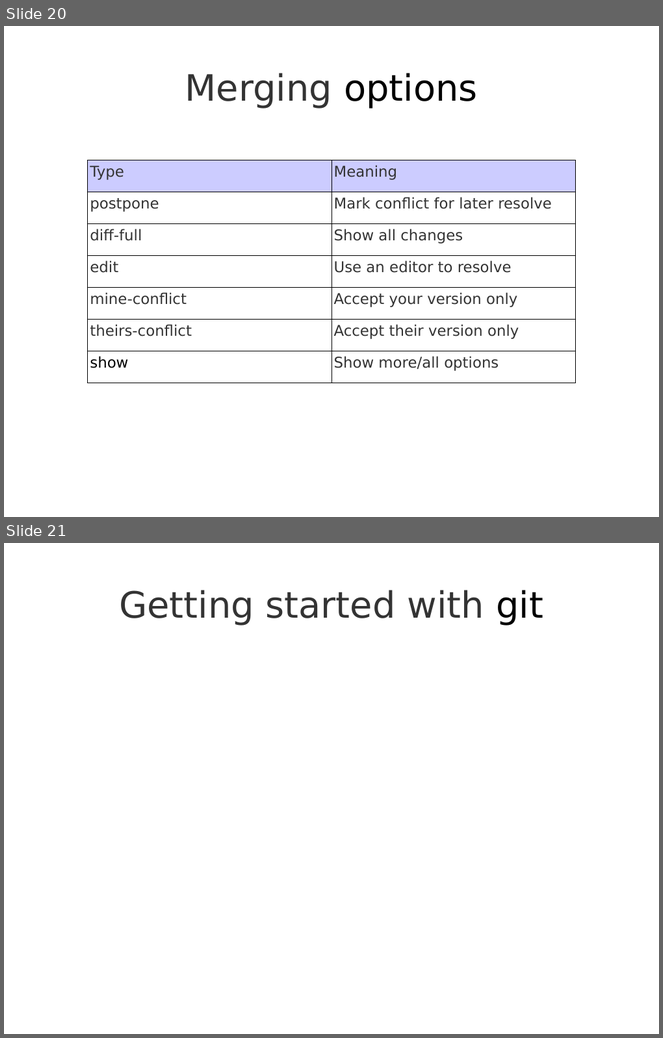
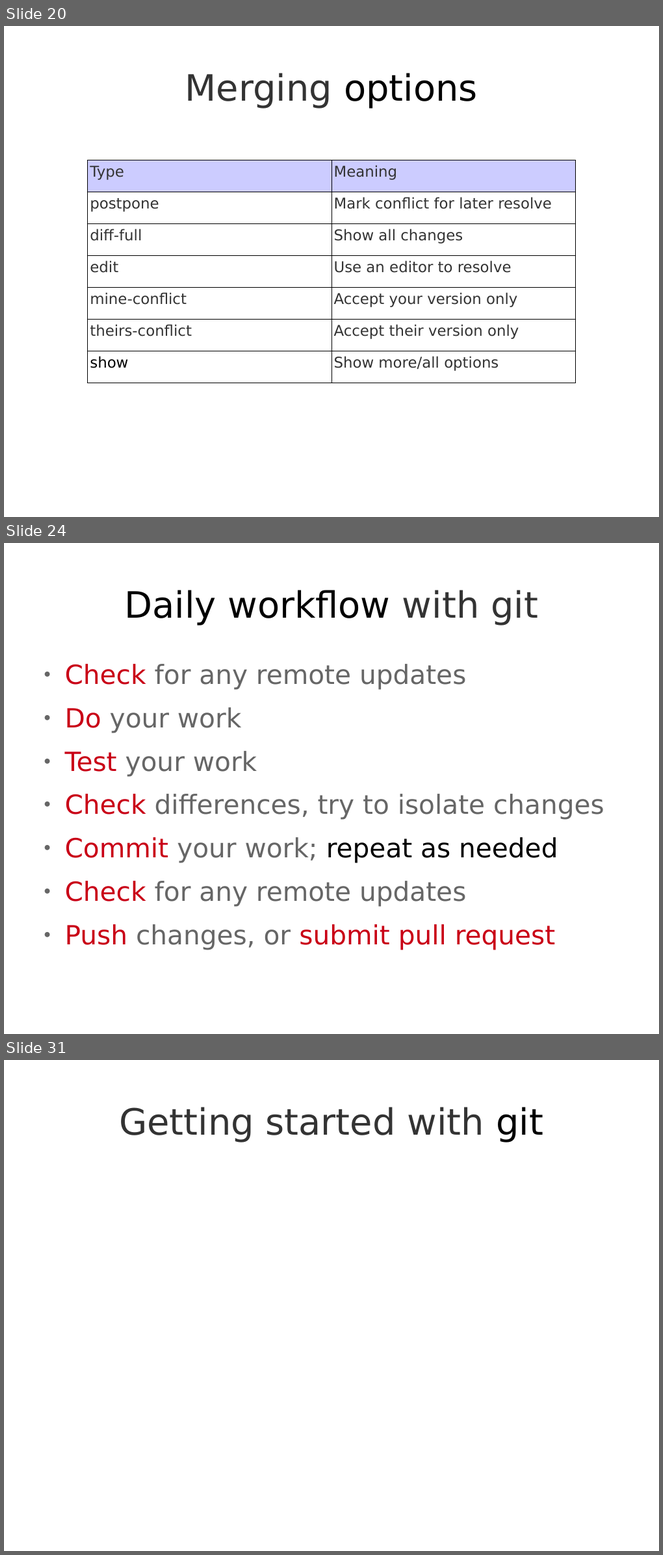
Before and after one commit to theonewolf/15-441-Recitation-Sessions, a slide deck: recitation2/src/recitation2.odp. Shown one above the other, each under a label of ours: slides 20 and 21 before the commit, slides 20, 24 and 31 after it; the slides between them are not shown. The pictures are 663x1038 and 663x1555 pixels, drawn with LibreOffice and Linux fonts; fonts in the diff are those of the drawing. Boxes give left, top, right and bottom in pixels: in the first picture for what was removed or moved away, otherwise in the second. Text is boxed around its words. In the diff, an @@ line names an element or a change of style, - is before the commit and + after.

```diff
--- a/recitation2/src/recitation2.odp
+++ b/recitation2/src/recitation2.odp
@@ slide 24 added at box(4, 543, 659, 1034), background #FFFFFF @@
@@ title added at box(124, 590, 538, 626), 44 pt, text #000000 @@
+Daily workflow with git
@@ text added at box(65, 664, 605, 951), 32 pt, text #666666 @@
+● Check for any remote updates
+● Do your work
+● Test your work
+● Check differences, try to isolate changes
+● Commit your work; repeat as needed
+● Check for any remote updates
+● Push changes, or submit pull request
@@ what was slide 21 is now slide 31 @@
```
Also in this commit, not shown: 1 slide changed, 10 other slides added, 1 slide removed.
